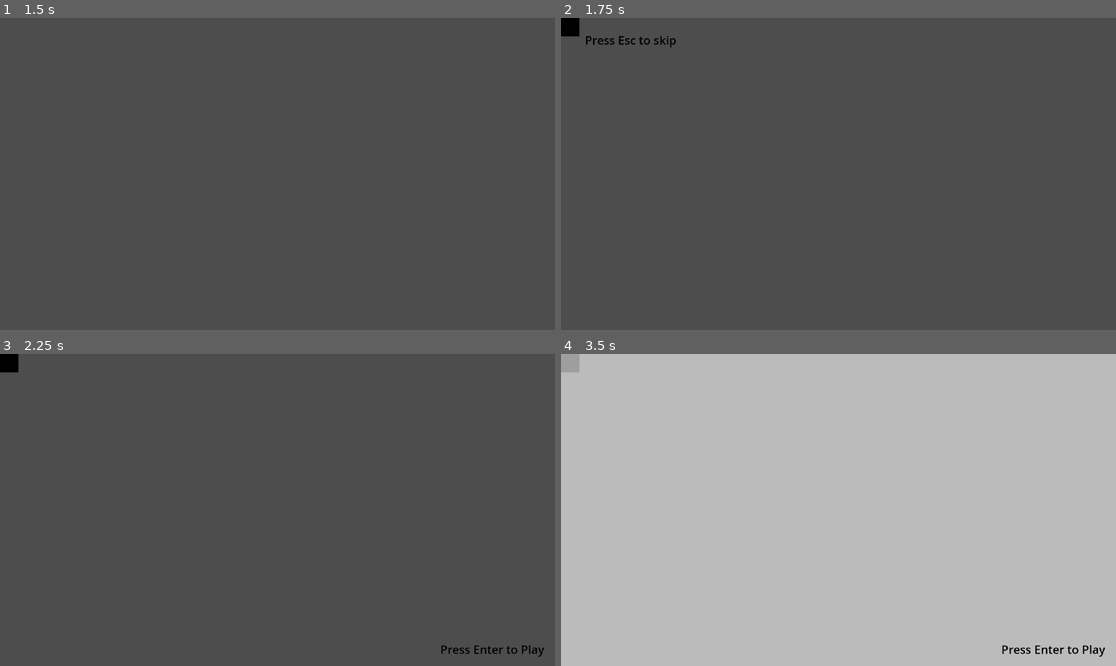
Above: before the commit, frames 1-4 (two rows, left to right).
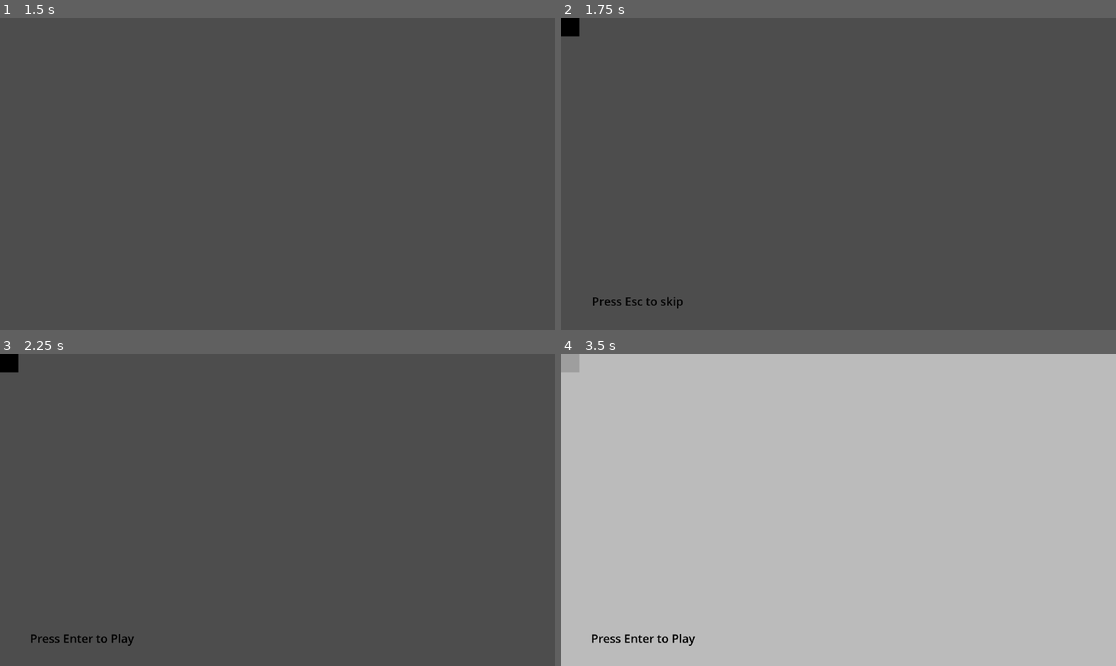
Above: after the commit, the same moments.

Repository: anandanovianshaf/Dr_Rijal
Game: Godot game, scene res://scenes/Menu/prologue.tscn
The game is run twice, just before and just after one commit, with the same random seed, the same clock (stepped at 60 frames per second) and the same inputs. This scene is started directly instead of the project's main scene. Video files are missing from this copy of the repository; at most half a second of black plays in their place.
Inputs (mouse positions are in pixels of both pictures, inside the frame that each line leads up to):
- Up to frame 1 (1.5 s): tap Enter (ui_accept) at 0.5, 0.77 s; move the mouse to (399, 158) at 0.52 s; hold D (move_right) 0.53-1.28 s; move the mouse to (166, 189) at 1.27 s; hold S (move_down) from 1.28 s (still down)
- Up to frame 2 (1.75 s): keep holding S (move_down); tap Enter (ui_accept) at 1.52 s
- Up to frame 3 (2.25 s): tap Enter (ui_accept) at 2 s; move the mouse to (333, 441) at 2.02 s; release S (move_down) at 2.03 s; hold D (move_right) from 2.03 s (still down)
- Up to frame 4 (3.5 s): tap Enter (ui_accept) at 2.75, 3.02 s; move the mouse to (810, 572) at 2.77 s; release D (move_right) at 2.78 s; hold W (move_up) from 2.78 s (still down)

Frame 1 is identical in both runs. In frame 2, 0.3% of the frame differs, in the area x 4-22%, y 5-94%; in frame 3, 0.4%; in frame 4, 0.5%, in the area x 5-98%, y 89-98%.

Commit message:
Fix Menu

Diff:
--- a/scenes/Menu/prologue.tscn
+++ b/scenes/Menu/prologue.tscn
@@ -33,20 +33,20 @@
 [node name="Label_Prompt" type="Label" parent="."]
 modulate = Color(0, 0, 0, 1)
 layout_mode = 0
-offset_left = 1523.0
-offset_top = 995.0
-offset_right = 1883.0
-offset_bottom = 1050.0
+offset_left = 104.0
+offset_top = 957.0
+offset_right = 464.0
+offset_bottom = 1012.0
 theme_override_font_sizes/font_size = 40
 text = "Press Enter to Play"
 
 [node name="Label_Skip" type="Label" parent="."]
 modulate = Color(0.021434637, 0.021434635, 0.021434633, 1)
 layout_mode = 0
-offset_left = 83.0
-offset_top = 49.0
-offset_right = 399.0
-offset_bottom = 104.0
+offset_left = 107.0
+offset_top = 953.0
+offset_right = 423.0
+offset_bottom = 1008.0
 theme_override_font_sizes/font_size = 40
 text = "Press Esc to skip"
 
--- a/scripts/game.gd
+++ b/scripts/game.gd
@@ -35,9 +35,9 @@
 	print("GAME.GD: Player HP sekarang ", new_health)
 
 	# HAPUS BLOK INI DARI SINI:
-	 if new_health <= 0:
-	 	 is_game_over = true
-	 	 _go_to_game_over()
+	# if new_health <= 0:
+	# 	 is_game_over = true
+	# 	 _go_to_game_over()
 
 # --- FUNGSI BARU ---
 # Fungsi ini HANYA akan dipanggil setelah animasi 'dead' Player selesai
